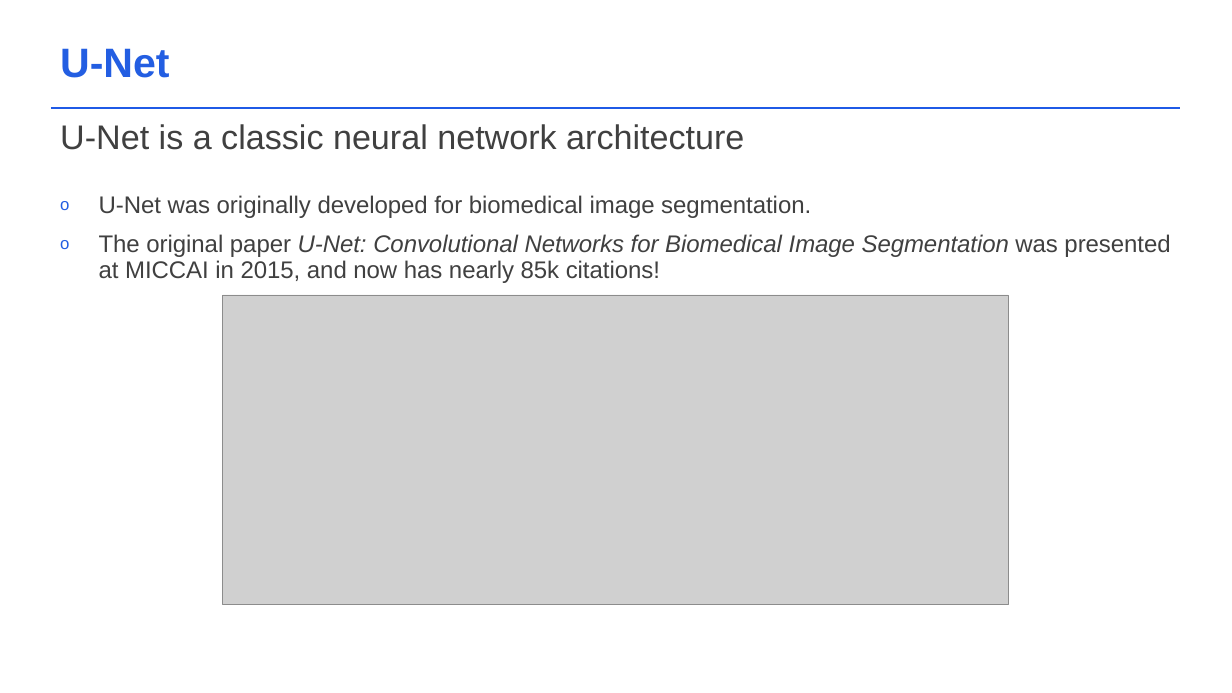
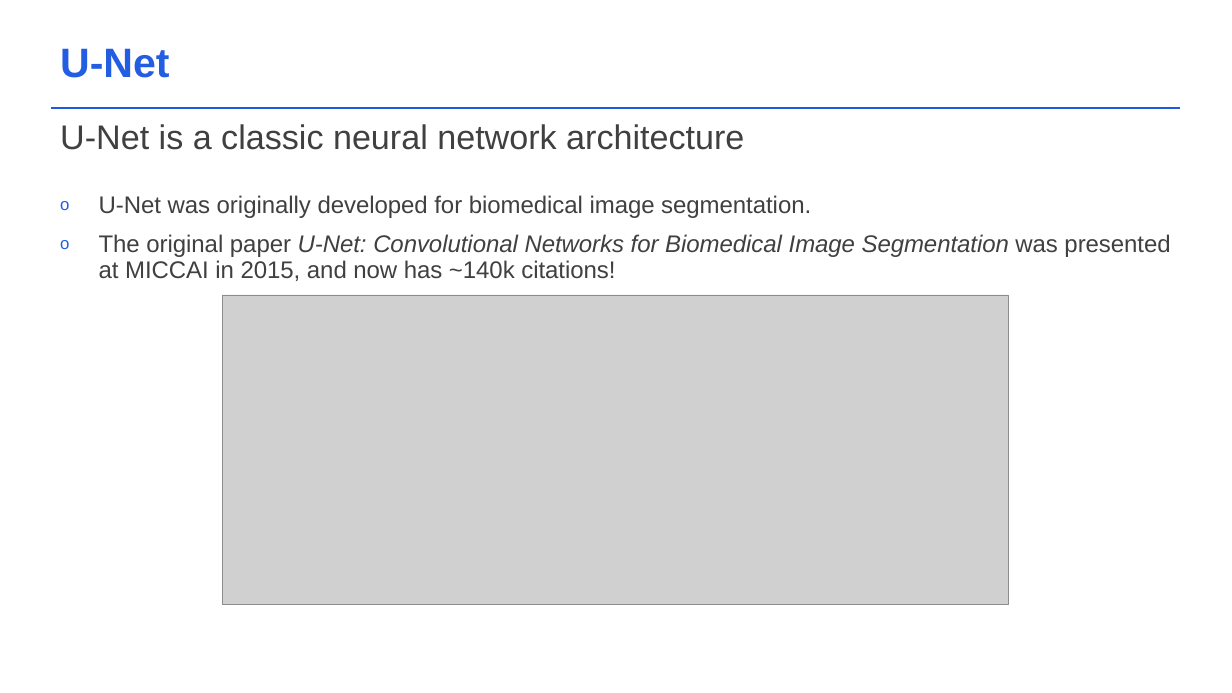
Before and after one commit to acceleratescience/diffusion-models, a slide deck: slide 18 of slides/3_Building-blocks.pptx. Drawn at 1232x693 pixels with LibreOffice and Linux fonts; fonts in the diff are those of the drawing; grey boxes stand for pictures; background and template pictures are left out. Boxes give left, top, right and bottom in pixels: in the first picture for what was removed or moved away, otherwise in the second. Text is boxed around its words. In the diff, an @@ line names an element or a change of style, - is before the commit and + after.

Commit message:
feat(slides): update U-net slides

```diff
--- a/slides/3_Building-blocks.pptx
+++ b/slides/3_Building-blocks.pptx
@@ text at box(99, 234, 1170, 281): text changed @@
-o The original paper U-Net: Convolutional Networks for Biomedical Image Segmentation was presented at MICCAI in 2015, and now has nearly 85k citations!
+o The original paper U-Net: Convolutional Networks for Biomedical Image Segmentation was presented at MICCAI in 2015, and now has ~140k citations!
```
Also in this commit, not shown: 3 other slides changed.
